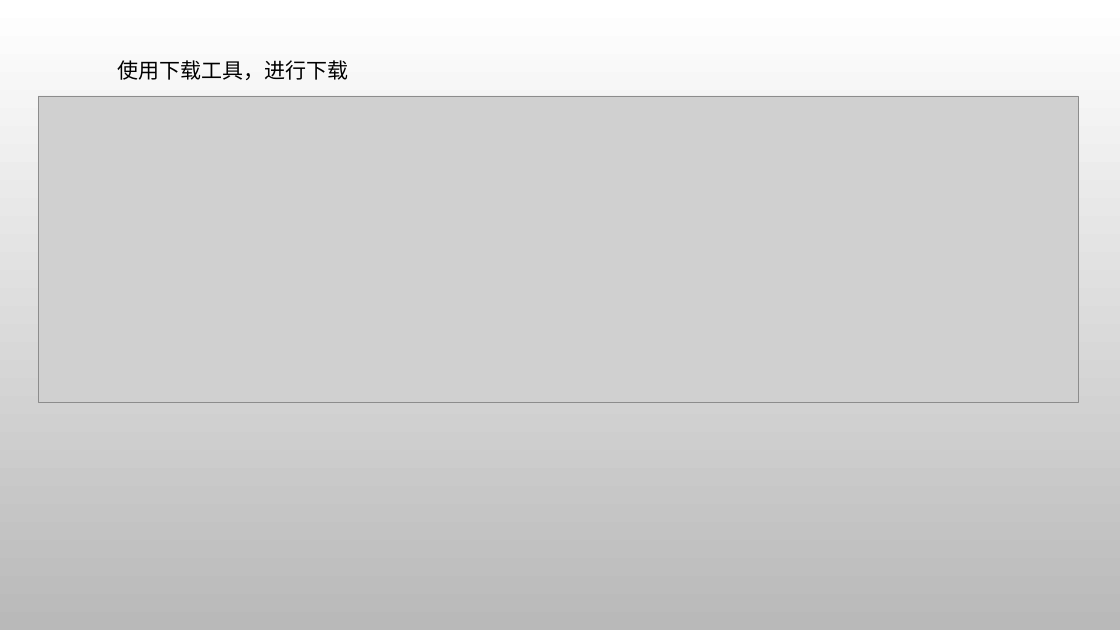
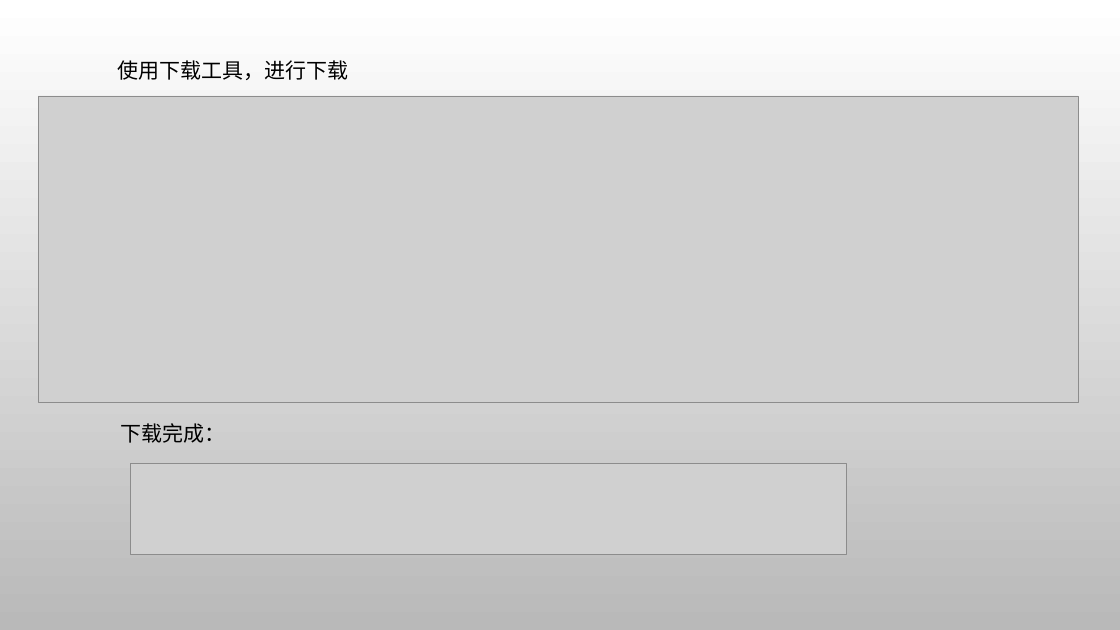
Before and after one commit to rootsoft007/Android-, a slide deck: slide 6 of Android企业级项目架构-MAC环境.pptx (slide 5 before the commit). Drawn at 1120x630 pixels with LibreOffice and Linux fonts; fonts in the diff are those of the drawing; grey boxes stand for pictures; background and template pictures are left out. Boxes give left, top, right and bottom in pixels: in the first picture for what was removed or moved away, otherwise in the second. Text is boxed around its words. In the diff, an @@ line names an element or a change of style, - is before the commit and + after.

```diff
--- a/Android企业级项目架构-MAC环境.pptx
+++ b/Android企业级项目架构-MAC环境.pptx
@@ text added at <box>120,423,225,443</box>, 18 pt, text #000000 @@
+下载完成：
@@ picture added at <box>131,463,847,554</box> @@
```
Also in this commit, not shown: 3 slides added.
